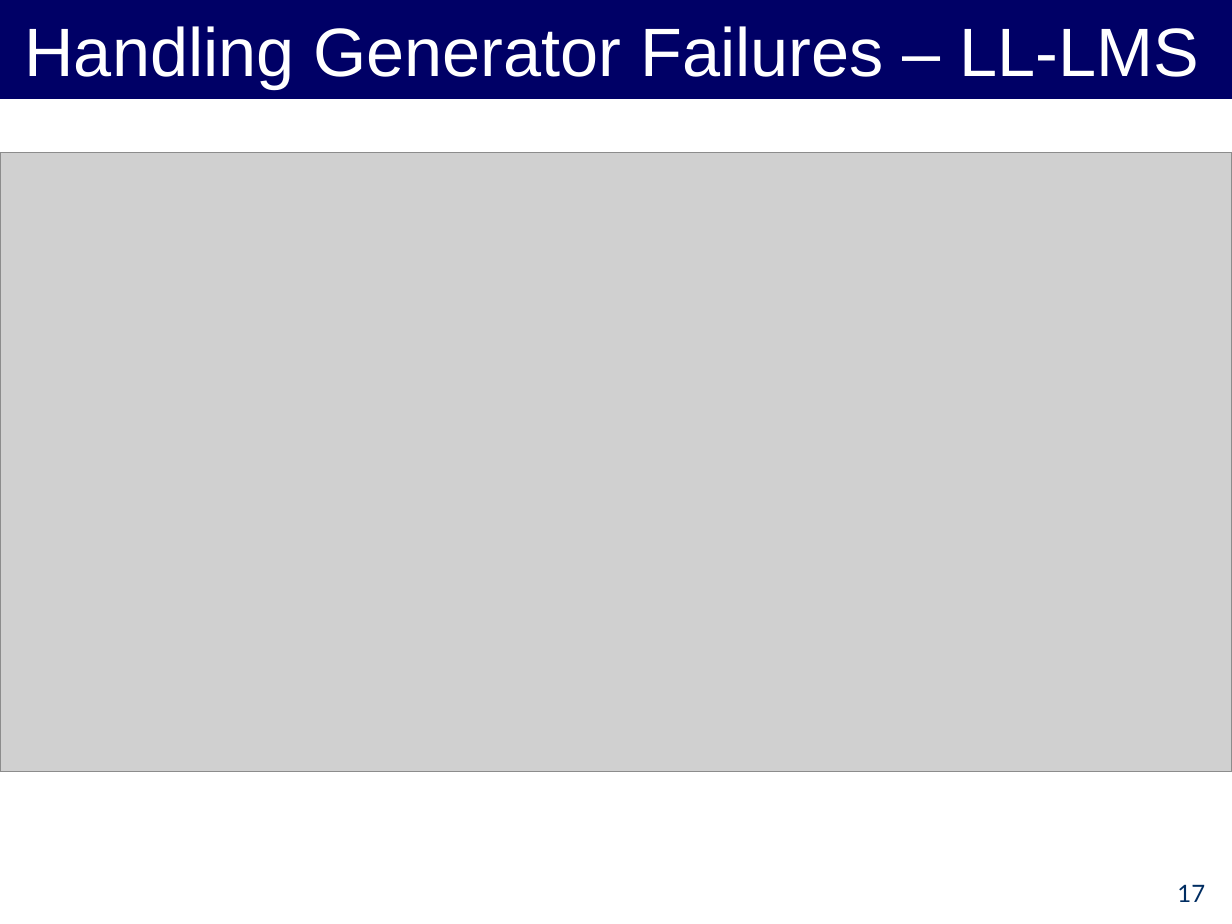
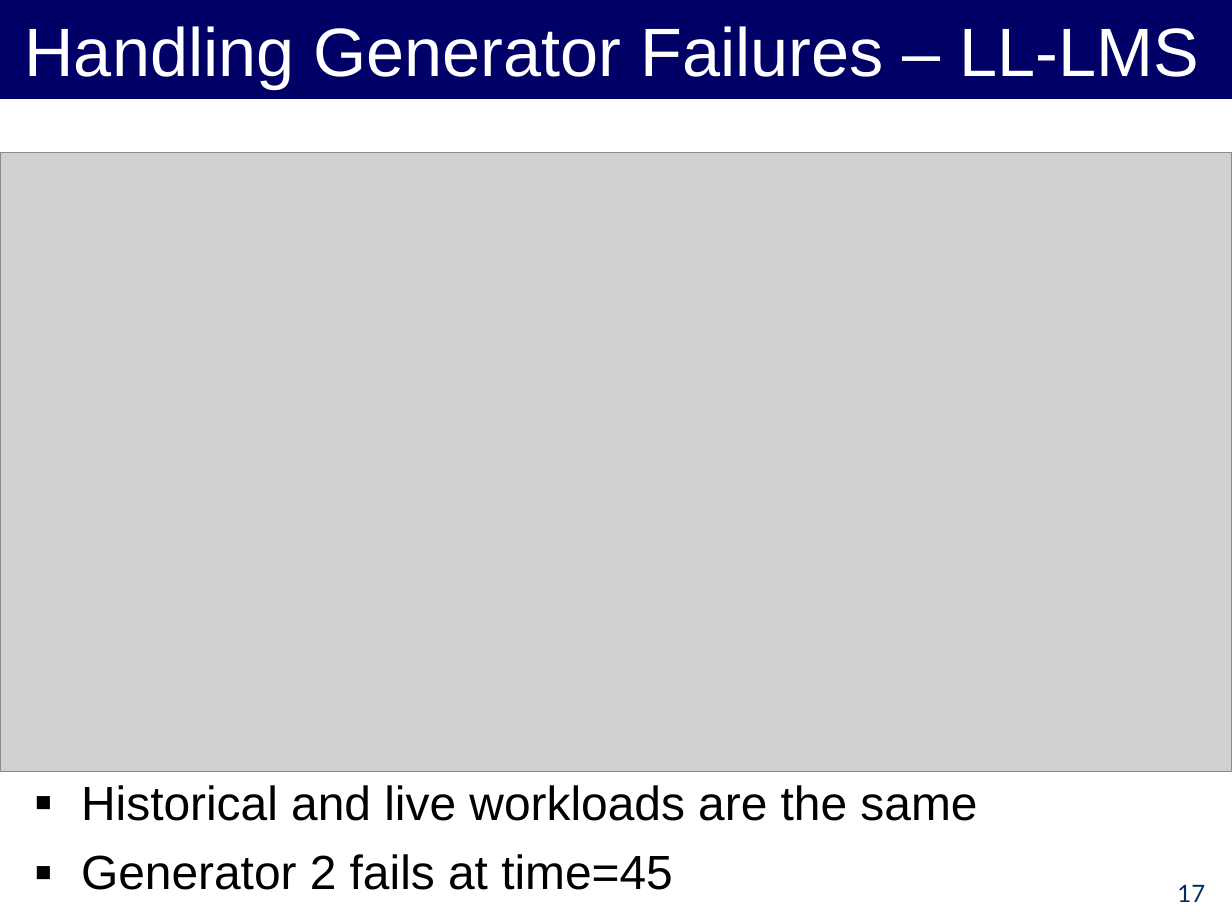
Before and after one commit to forresti/optimal_load_management, a slide deck: slide 17 of project/12-3-12_Presentation.ppt. Drawn at 1232x924 pixels with LibreOffice and Linux fonts; fonts in the diff are those of the drawing; grey boxes stand for pictures. Boxes give left, top, right and bottom in pixels: in the first picture for what was removed or moved away, otherwise in the second. Text is boxed around its words. In the diff, an @@ line names an element or a change of style, - is before the commit and + after.

```diff
--- a/project/12-3-12_Presentation.ppt
+++ b/project/12-3-12_Presentation.ppt
@@ text added at (81,785,977,890), 28 pt, text #000000 @@
+▪ Historical and live workloads are the same
+▪ Generator 2 fails at time=45
```
Also in this commit, not shown: 13 other slides changed, 5 slides added, 6 slides removed, 7 other files.
